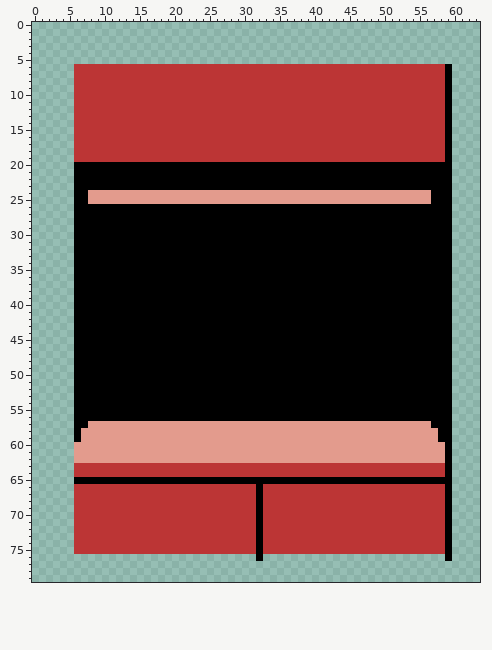
One commit to this sprite sheet: wardrobe.png. Above, as it was before the edit.
The file is 64x80 pixels.
After the commit:
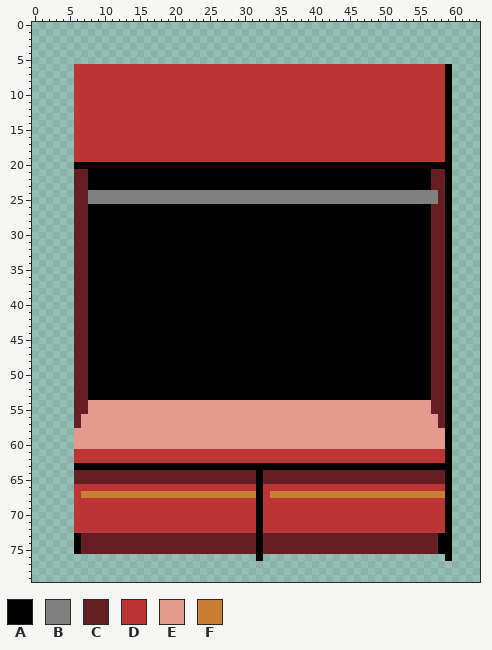
Palette (. is transparent): A #000000  B #808080  C #661e25  D #bc3535  E #e39b8d  F #c97f35
Edits made:
Changed rows in their new state; - is an unchanged pixel.
first column x 6:
21 CC-------------------------------------------------CC
22 CC-------------------------------------------------CC
23 CC-------------------------------------------------CC
24 CCBBBBBBBBBBBBBBBBBBBBBBBBBBBBBBBBBBBBBBBBBBBBBBBBBBC
25 CCBBBBBBBBBBBBBBBBBBBBBBBBBBBBBBBBBBBBBBBBBBBBBBBBBBC
26 CC-------------------------------------------------CC
27 CC-------------------------------------------------CC
28 CC-------------------------------------------------CC
29 CC-------------------------------------------------CC
30 CC-------------------------------------------------CC
31 CC-------------------------------------------------CC
32 CC-------------------------------------------------CC
33 CC-------------------------------------------------CC
34 CC-------------------------------------------------CC
35 CC-------------------------------------------------CC
36 CC-------------------------------------------------CC
37 CC-------------------------------------------------CC
38 CC-------------------------------------------------CC
39 CC-------------------------------------------------CC
40 CC-------------------------------------------------CC
41 CC-------------------------------------------------CC
42 CC-------------------------------------------------CC
43 CC-------------------------------------------------CC
44 CC-------------------------------------------------CC
45 CC-------------------------------------------------CC
46 CC-------------------------------------------------CC
47 CC-------------------------------------------------CC
48 CC-------------------------------------------------CC
49 CC-------------------------------------------------CC
50 CC-------------------------------------------------CC
51 CC-------------------------------------------------CC
52 CC-------------------------------------------------CC
53 CC-------------------------------------------------CC
54 CCEEEEEEEEEEEEEEEEEEEEEEEEEEEEEEEEEEEEEEEEEEEEEEEEECC
55 CCEEEEEEEEEEEEEEEEEEEEEEEEEEEEEEEEEEEEEEEEEEEEEEEEECC
56 CEEEEEEEEEEEEEEEEEEEEEEEEEEEEEEEEEEEEEEEEEEEEEEEEEEEC
57 CE-------------------------------------------------EC
58 E---------------------------------------------------E
59 E---------------------------------------------------E
61 DDDDDDDDDDDDDDDDDDDDDDDDDDDDDDDDDDDDDDDDDDDDDDDDDDDDD
62 DDDDDDDDDDDDDDDDDDDDDDDDDDDDDDDDDDDDDDDDDDDDDDDDDDDDD
63 AAAAAAAAAAAAAAAAAAAAAAAAAAAAAAAAAAAAAAAAAAAAAAAAAAAAA
64 CCCCCCCCCCCCCCCCCCCCCCCCCCACCCCCCCCCCCCCCCCCCCCCCCCCC
65 CCCCCCCCCCCCCCCCCCCCCCCCCC-CCCCCCCCCCCCCCCCCCCCCCCCCC
67 -FFFFFFFFFFFFFFFFFFFFFFFFF--FFFFFFFFFFFFFFFFFFFFFFFFF
first column x 6:
73 ACCCCCCCCCCCCCCCCCCCCCCCCC-CCCCCCCCCCCCCCCCCCCCCCCCCA
74 ACCCCCCCCCCCCCCCCCCCCCCCCC-CCCCCCCCCCCCCCCCCCCCCCCCCA
75 ACCCCCCCCCCCCCCCCCCCCCCCCC-CCCCCCCCCCCCCCCCCCCCCCCCCA
Pixel boxes of the changes (left, top, right, bottom) in both pictures:
changed: (74, 169, 445, 498)
changed: (74, 533, 445, 554)
